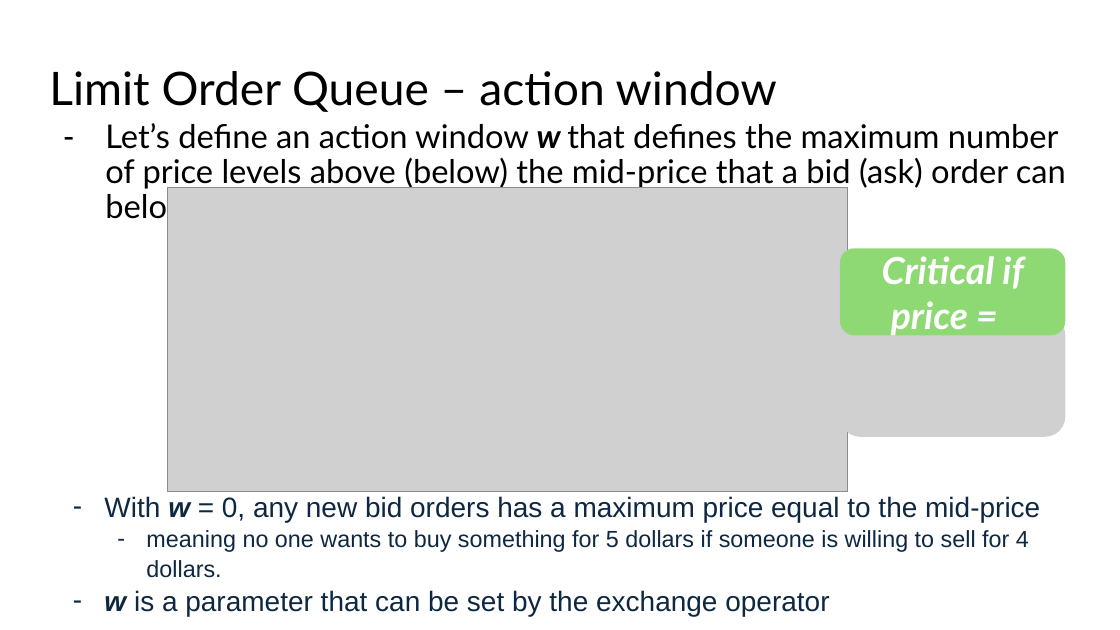
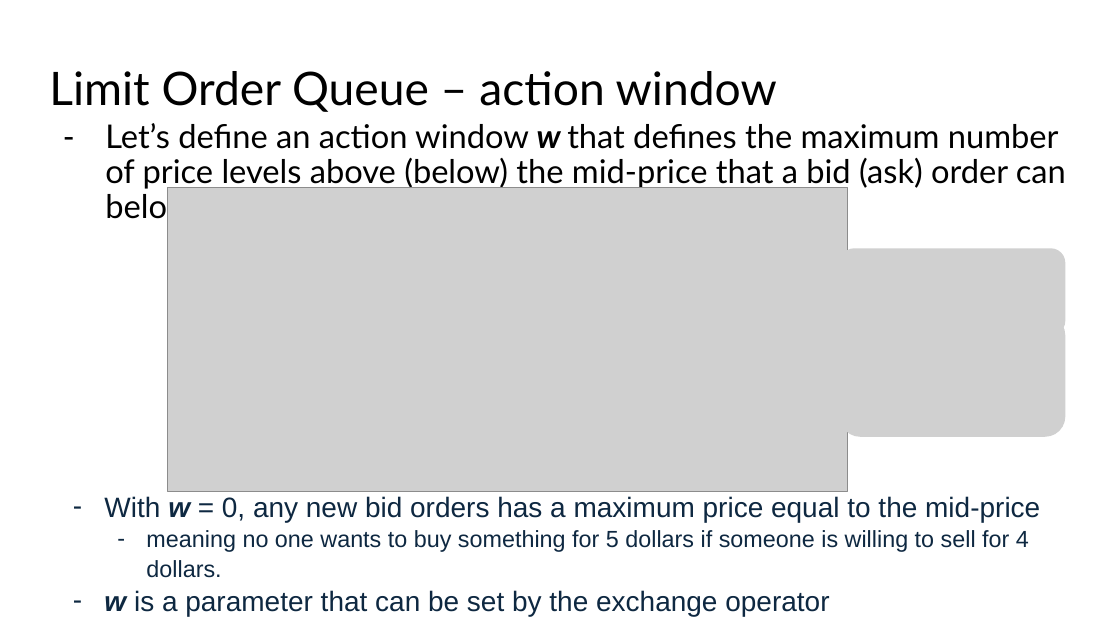
Before and after one commit to HaseebLUMS/Onyx-Presentation, a slide deck: slide 80 of thesis-latency-fairness.pptx (slide 81 before the commit). Drawn at 1120x630 pixels with LibreOffice and Linux fonts; fonts in the diff are those of the drawing; grey boxes stand for pictures. Boxes give left, top, right and bottom in pixels: in the first picture for what was removed or moved away, otherwise in the second. Text is boxed around its words. In the diff, an @@ line names an element or a change of style, - is before the commit and + after.

Commit message:
update presentation

```diff
--- a/thesis-latency-fairness.pptx
+++ b/thesis-latency-fairness.pptx
@@ rounded rectangle removed at box(840, 249, 1065, 336) @@
-Critical if price =
@@ picture added at box(840, 249, 1065, 336) @@
```
Also in this commit, not shown: 1 slide removed.
